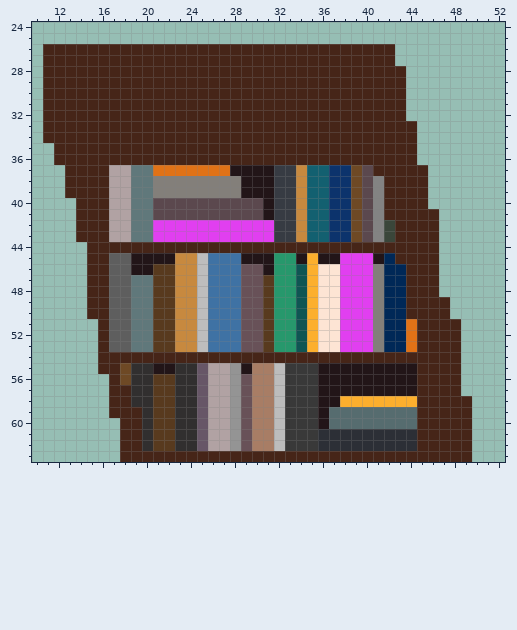
Pixel-art sprite, stored at Assets/Sprites/Environment/Castle/Traps/Animated/sprites_animated_bookrack_2.png. Above is the file before it was changed.
The file is 64x64 pixels. Shown: x 10..52, y 24..63.
Now the later version:
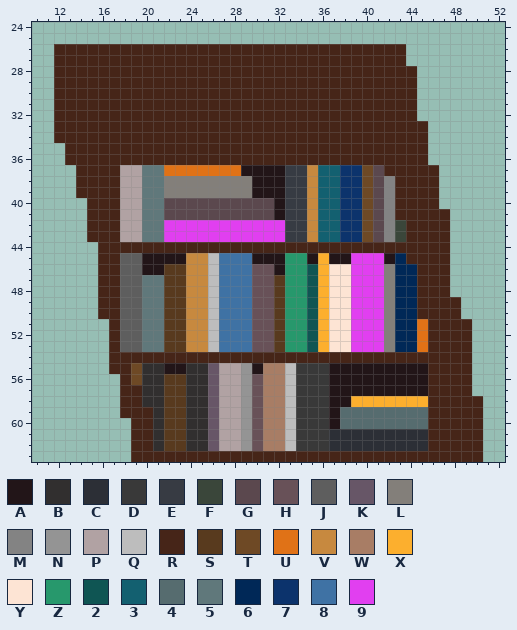
Palette (. is transparent): A #221518  B #312f2f  C #2c2f36  D #393939  E #373b43  F #3a463a  G #5b484e  H #685158  J #5e5e5e  K #675667  L #837f7a  M #838383  N #949494  P #b1a2a3  Q #bdbdbd  R #462518  S #583a1e  T #6e4925  U #e07217  V #c7893f  W #a87d65  X #fcaf2e  Y #fde4d4  Z #27986c  2 #0f5553  3 #136070  4 #566c6f  5 #60787b  6 #002857  7 #0c336c  8 #3f72a4  9 #e13ff0
The author wrote: adjusted the bookrack sprite so it is centered
What changed:
Changed rows in their new state; - is an unchanged pixel.
first column x 11:
26 .-------------------------------R-------
27 .-------------------------------R-------
28 .--------------------------------R------
29 .--------------------------------R------
30 .--------------------------------R------
31 .--------------------------------R------
32 .--------------------------------R------
33 .---------------------------------R-----
34 .---------------------------------R-----
35 -.--------------------------------R-----
36 -.--------------------------------R-----
37 --.---R-P-5------U---A-EV-3-7TG----R----
38 --.---R-P-5-------L--A-EV-3-7TGM---R----
39 --.---R-P-5-------L--A-EV-3-7TGM---R----
40 ---.--R-P-5---------GA-EV-3-7TGM---R----
41 ---.--R-P-5---------GA-EV-3-7TGM----R---
42 ---.--R-P-5----------9-EV-3-7TGMF---R---
43 ---.--R-P-5----------9-EV-3-7TGMF---R---
44 ----.-------------------------------R---
45 ----.-R-J---A-VQ--8--A-ZAX-A--9A6---R---
46 ----.-R-J-A-S-VQ--8-HA-Z2X-Y--9L-6--R---
47 ----.-R-J-5-S-VQ--8-HS-Z2X-Y--9L-6--R---
48 ----.-R-J-5-S-VQ--8-HS-Z2X-Y--9L-6--R---
49 ----.-R-J-5-S-VQ--8-HS-Z2X-Y--9L-6---R--
50 ----.-R-J-5-S-VQ--8-HS-Z2X-Y--9L-6---R--
51 -----.R-J-5-S-VQ--8-HS-Z2X-Y--9L-6U---R-
52 -----.R-J-5-S-VQ--8-HS-Z2X-Y--9L-6U---R-
53 -----.R-J-5-S-VQ--8-HS-Z2X-Y--9L-6U---R-
54 -----.--------------------------------R-
55 -----.-RT-B-A-BK-PNA-WQ--D--------A---R-
56 ------.RT-B-S-BK-PNH-WQ--D--------A---R-
57 ------.-R-B-S-BK-PNH-WQ--D--------A---R-
58 ------.-R-B-S-BK-PNH-WQ--D-A------X----R
59 ------.--RB-S-BK-PNH-WQ--DA-------4----R
60 -------.-RB-S-BK-PNH-WQ--DA-------4----R
61 -------.-RB-S-BK-PNH-WQ--D--------C----R
62 -------.-RB-S-BK-PNH-WQ--D--------C----R
63 -------.-------------------------------R
